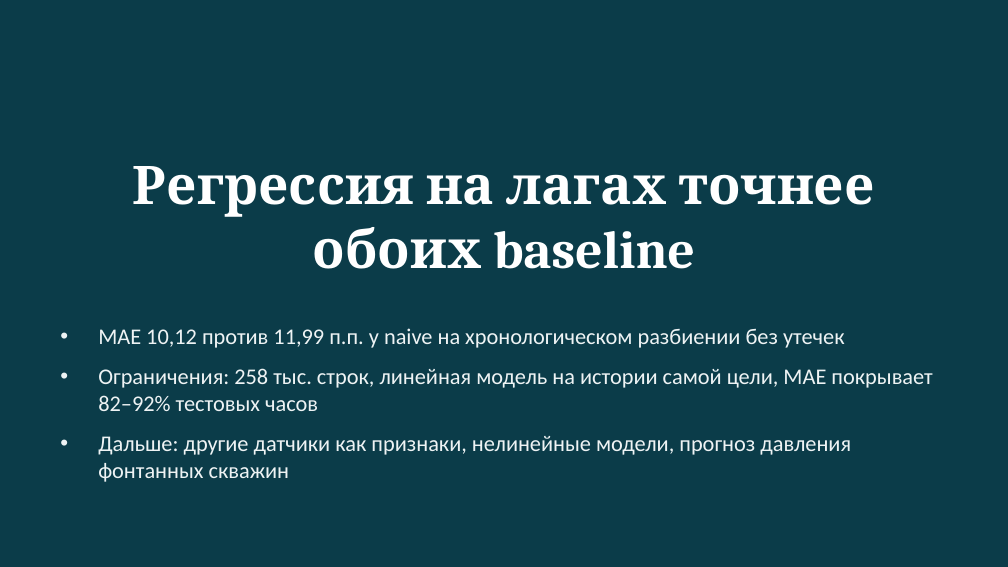
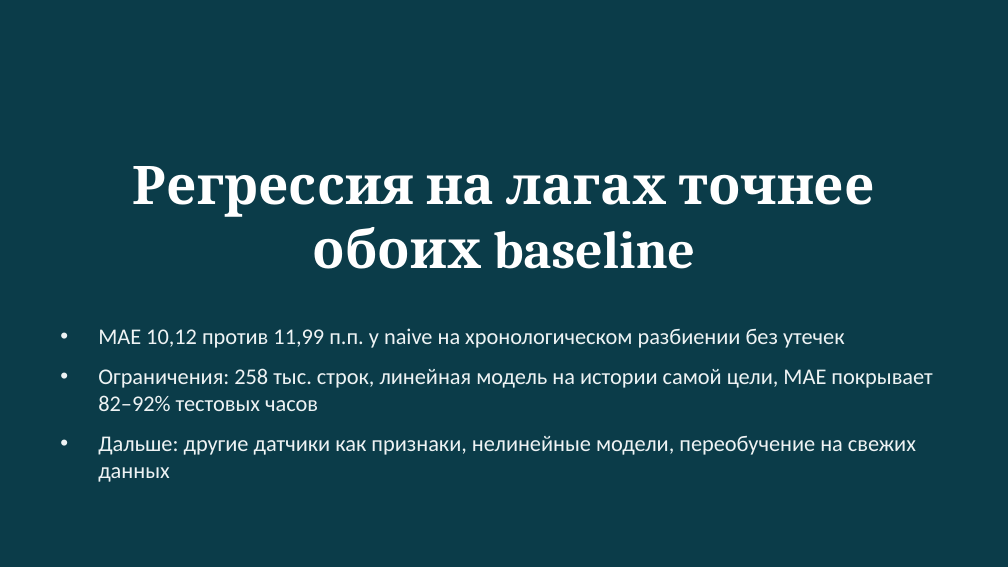
Before and after one commit to R0onen/Short-Term-Forecasting-of-Well-Parameters, a slide deck: slide 12 of presentation/well-forecast-defense-ru.pptx (slide 11 before the commit). Drawn at 1008x567 pixels with LibreOffice and Linux fonts; fonts in the diff are those of the drawing. Boxes give left, top, right and bottom in pixels: in the first picture for what was removed or moved away, otherwise in the second. Text is boxed around its words. In the diff, an @@ line names an element or a change of style, - is before the commit and + after.

```diff
--- a/presentation/well-forecast-defense-ru.pptx
+++ b/presentation/well-forecast-defense-ru.pptx
@@ text at (98,436,916,482): text changed @@
-• Дальше: другие датчики как признаки, нелинейные модели, прогноз давления фонтанных скважин
+• Дальше: другие датчики как признаки, нелинейные модели, переобучение на свежих данных
```
Also in this commit, not shown: 1 other slide changed, 1 slide added, 15 other files.
